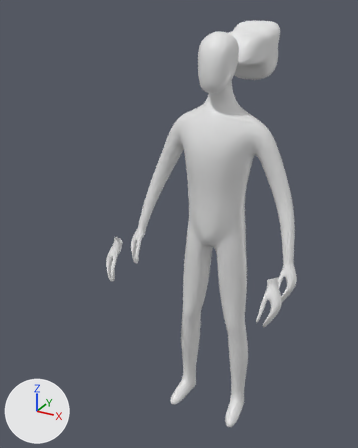
What one commit did to the Blender file Toys/10Min_mine/1129_MinionFromBase.blend.
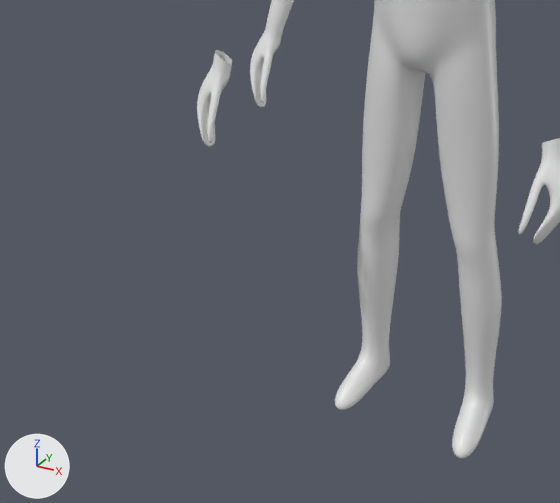
Each version is shown whole from a 50 mm camera at (2.59, -5.73, 3.05) aimed at (-0.37, -0.35, 0.36), then close up on the part from 4% to 77% of the width and 48% to 100% of the height. Lighting does not change. The marker at lower left points along +X, +Y and +Z.
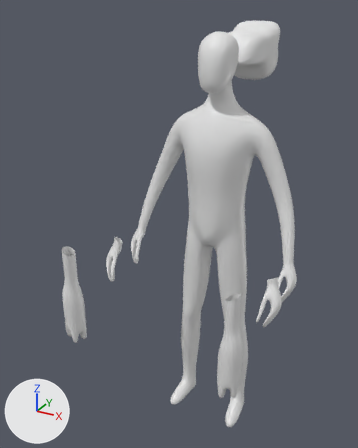
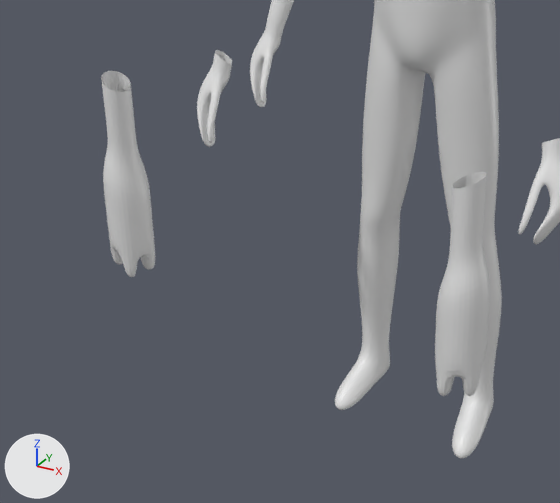
Commit message: base modified

Where the change shows, as pixel boxes (x1, y1, x2, y2) in the close-ups (560 x 503 px):
'Cube', reshaped: before (197, 0, 560, 459); after (101, 0, 560, 459)
part 1 of me_cube, added: after (101, 71, 490, 396)

Patch to the scene script:
```diff
--- a/Toys/10Min_mine/1129_MinionFromBase.blend.py
+++ b/Toys/10Min_mine/1129_MinionFromBase.blend.py
@@ me_cube @@
 # used by ob_cube; location = (0.0, 0.0, 0.0); scale = (0.5, 0.5, 0.5)
-me_cube.from_pydata(...)  # 456 vertices, 430 faces; spans x 0.0..2.51, y -2.05..0.73, z -5.82..5.59
+me_cube.from_pydata(...)  # 536 vertices, 503 faces; spans x 0.0..2.51, y -3.91..0.73, z -5.82..5.59
+# me_cube part 1: a new loose piece of 80 vertices spanning x 1.79..2.36, y -3.91..-3.33, z -1.68..0.94, in mat_material (white #e7e7e7)
 me_cube.materials.append(mat_material)
```
